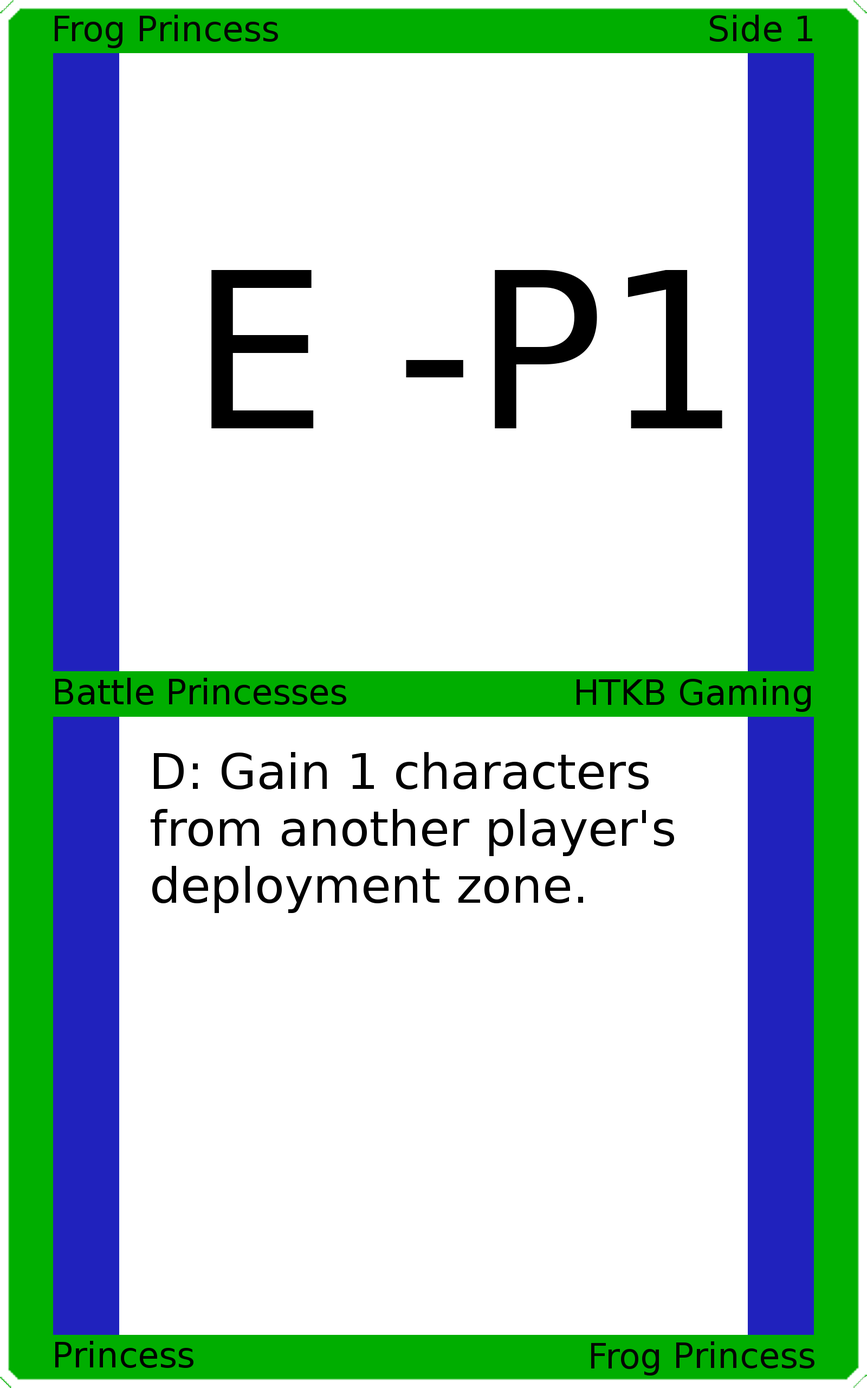
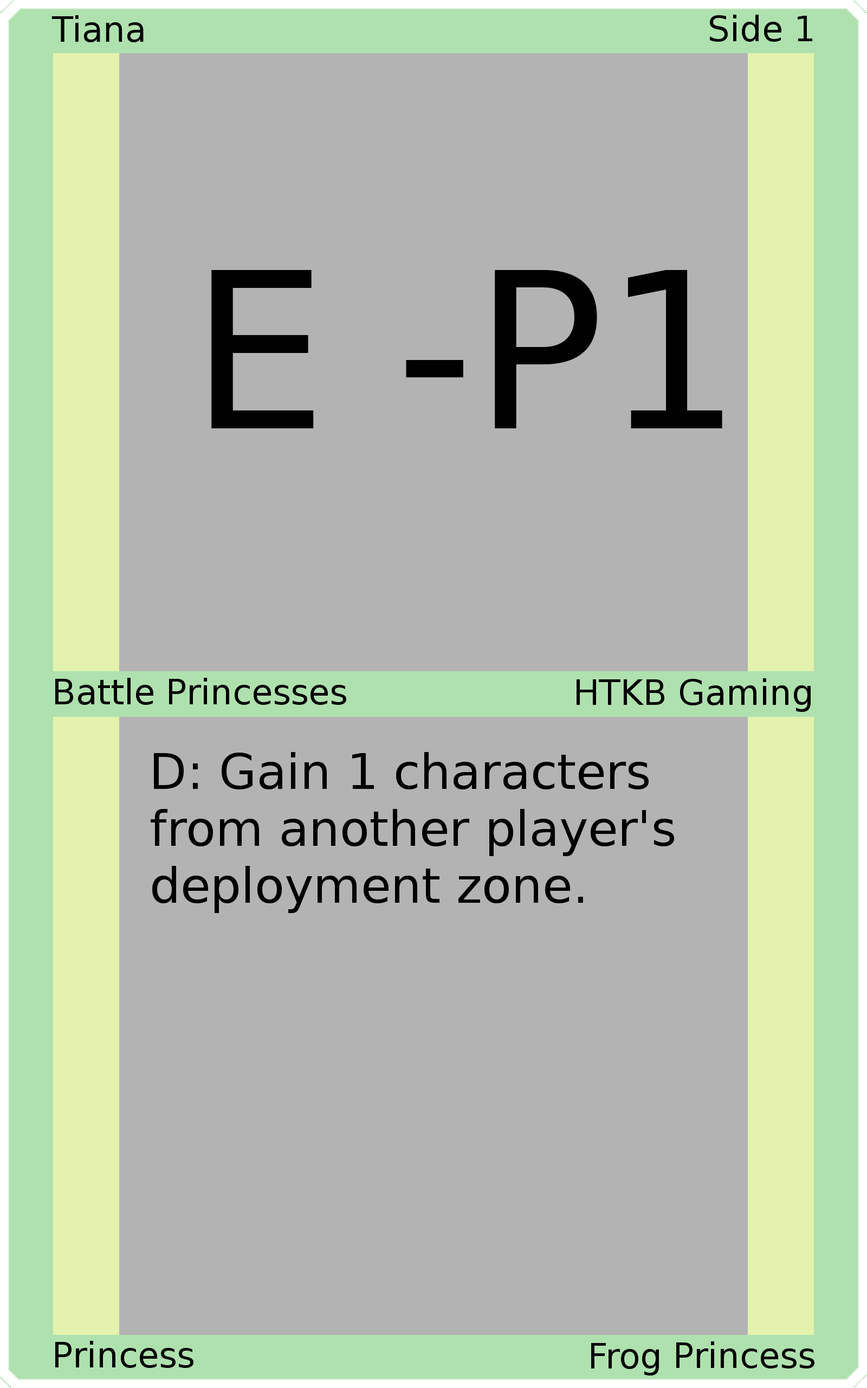
Layered file, before and after one edit (867 x 1388). Changes by layer:
painted on "Upper Left" over (51, 14, 279, 49)
painted on "Border" over (0, 0, 867, 1388)
painted on "Top Background" over (119, 52, 748, 673)
painted on "Bottom Background" over (119, 715, 748, 1336)
painted on "Background" over (35, 35, 832, 1352)
